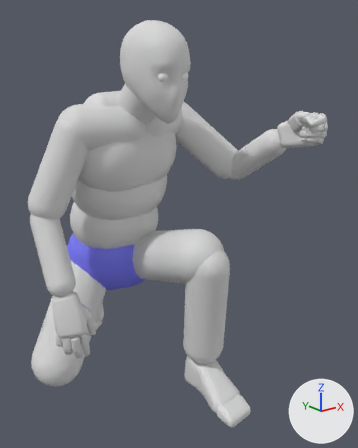
Two versions of the FBX model ContentSources/Blender/ExportedFbx/SkeletalMesh/Als/Anim/A_Als_Torch_Poses.fbx, one commit apart.
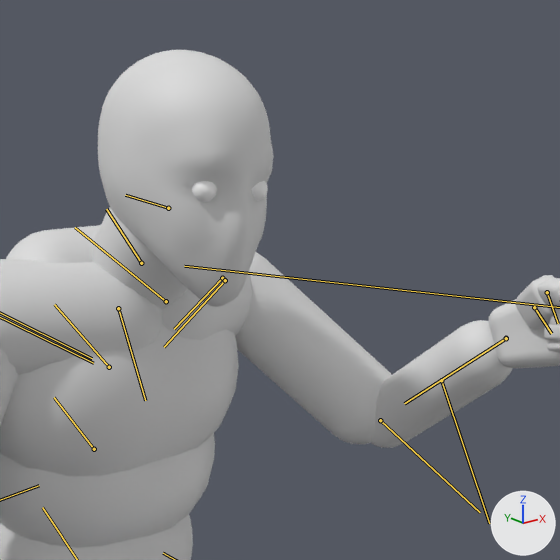
Old and new are each drawn whole from a camera (50 mm lens) standing at (-0.887, -1.371, 1.091) and looking at (0.136, -0.092, 0.58) and again close up on the part from 23% to 85% of the width and 0% to 50% of the height. Arrows for +X, +Y and +Z are at lower right; the lights stay in place. Both versions are drawn at frame 6 of the action 'Scene'; the numbers are the values there. The bones that bend it are drawn over the model as lines in the close-ups.

The first close-up shows 'SKM_Als'.
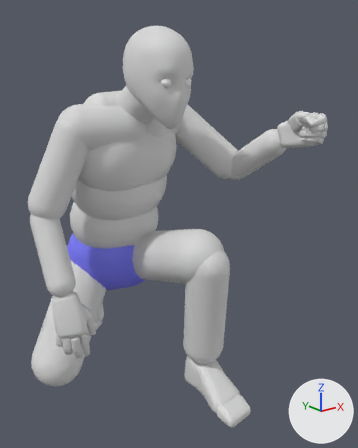
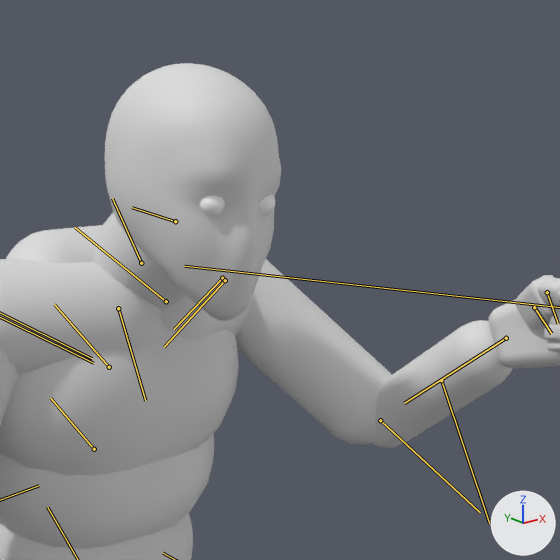
The change in detail:
Bone 'spine_01' (bone_spine_01) turns from (7, 5, -14) to (5, 5, -14) degrees about its own x, y and z.
Bone 'spine_02' (bone_spine_02) turns from (8, 0, -15) to (13, 0, -15) degrees about its own x, y and z.
Bone 'spine_03' (bone_spine_03) turns from (8, 3, -7) to (5, 2, -7) degrees about its own x, y and z.
Bone 'neck_01' (bone_neck_01) turns from (0, -2, 8) to (0, -2, -4) degrees about its own x, y and z.
Bone 'head' (bone_head) turns from (-2, 4, 22) to (-2, 4, 34) degrees about its own x, y and z.

Boxes (x1, y1, x2, y2) around the edits, measured in the close-ups (560 x 560 px):
'SKM_Als', posed
    before: (0, 50, 560, 560)
    after: (0, 63, 560, 560)
bone 'spine_02', root to tip
    before: (94, 449) to (54, 397)
    after: (94, 449) to (50, 398)
bone 'neck_01', root to tip
    before: (141, 263) to (106, 209)
    after: (141, 263) to (112, 198)
bone 'head', root to tip
    before: (168, 208) to (125, 195)
    after: (175, 221) to (132, 207)
